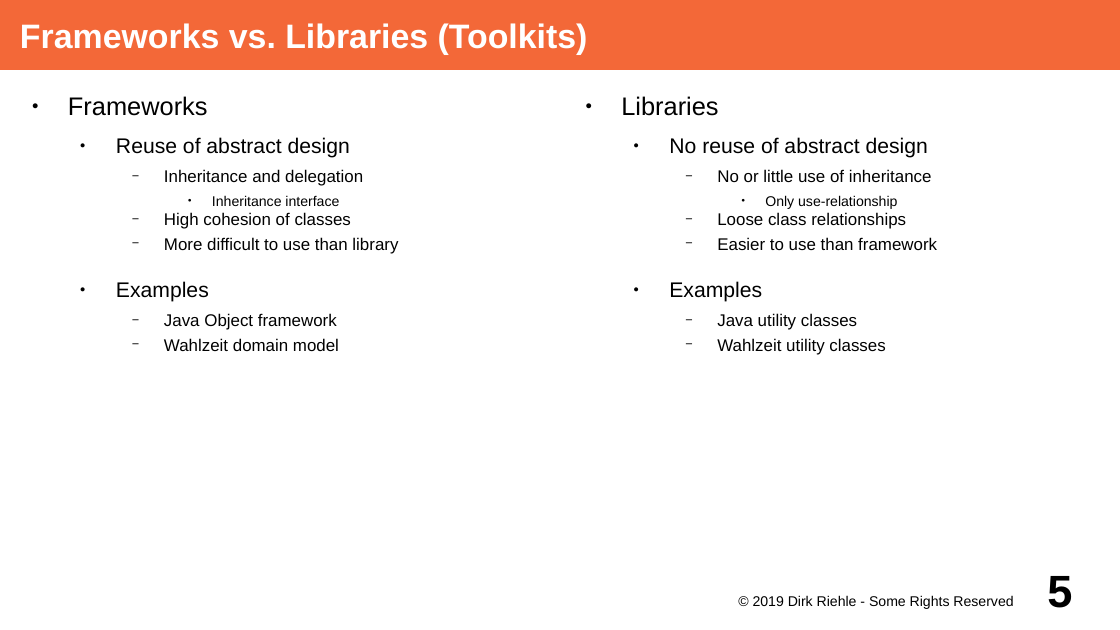
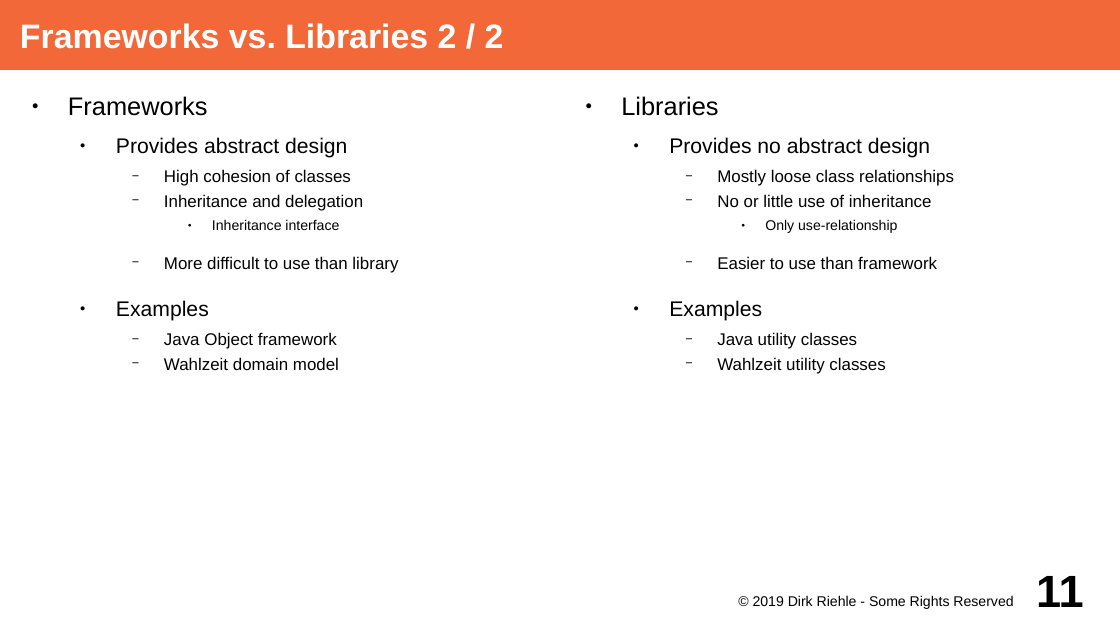
Before and after one commit to dirkriehle/adap-course, a slide deck: slide 11 of Lecture Slides/ADAP C12 - Object-oriented Frameworks.odp (slide 5 before the commit). Drawn at 1120x630 pixels with LibreOffice and Linux fonts; fonts in the diff are those of the drawing. Boxes give left, top, right and bottom in pixels: in the first picture for what was removed or moved away, otherwise in the second. Text is boxed around its words. In the diff, an @@ line names an element or a change of style, - is before the commit and + after.

Commit message:
Some progress on final slide deck re: object oriented frameworks

```diff
--- a/Lecture Slides/ADAP C12 - Object-oriented Frameworks.odp
+++ b/Lecture Slides/ADAP C12 - Object-oriented Frameworks.odp
@@ title at <box>20,23,504,49</box>: text changed @@
-Frameworks vs. Libraries (Toolkits)
+Frameworks vs. Libraries 2 / 2
@@ text at <box>116,137,351,186</box>: text changed @@
-  ● Reuse of abstract design
+  ● Provides abstract design
+    − High cohesion of classes
@@ text at <box>669,137,954,186</box>: text changed; size 15 to 12 pt @@
-  ● No reuse of abstract design
+  ● Provides no abstract design
+    − Mostly loose class relationships
@@ text at <box>164,212,351,229</box>: paragraph removed @@
-    − High cohesion of classes
@@ text at <box>717,212,906,229</box>: paragraph removed @@
-    − Loose class relationships
@@ page number at <box>1036,576,1084,607</box>: text changed @@
-5
+11
```
Also in this commit, not shown: 6 other slides changed, 8 slides added, 1 slide removed, 1 other file.
